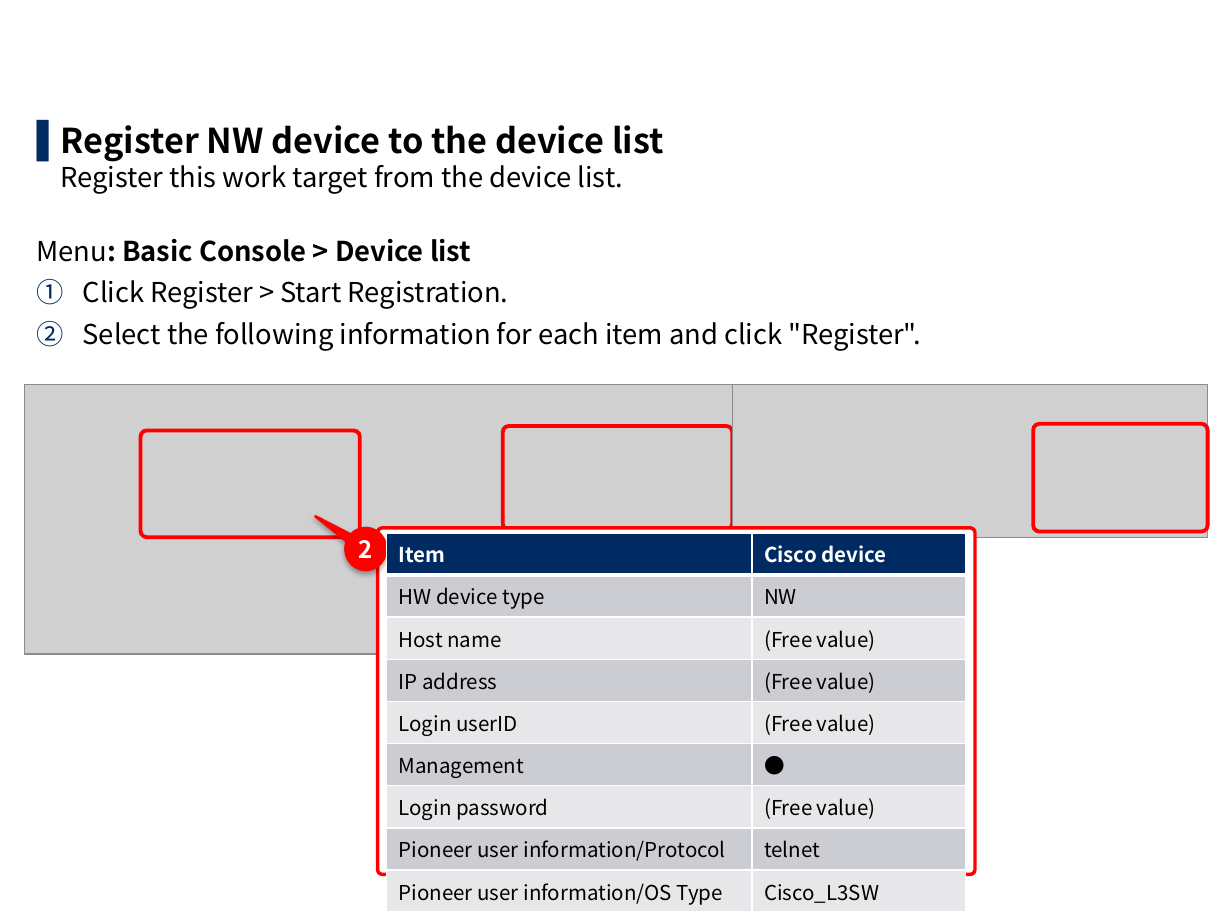
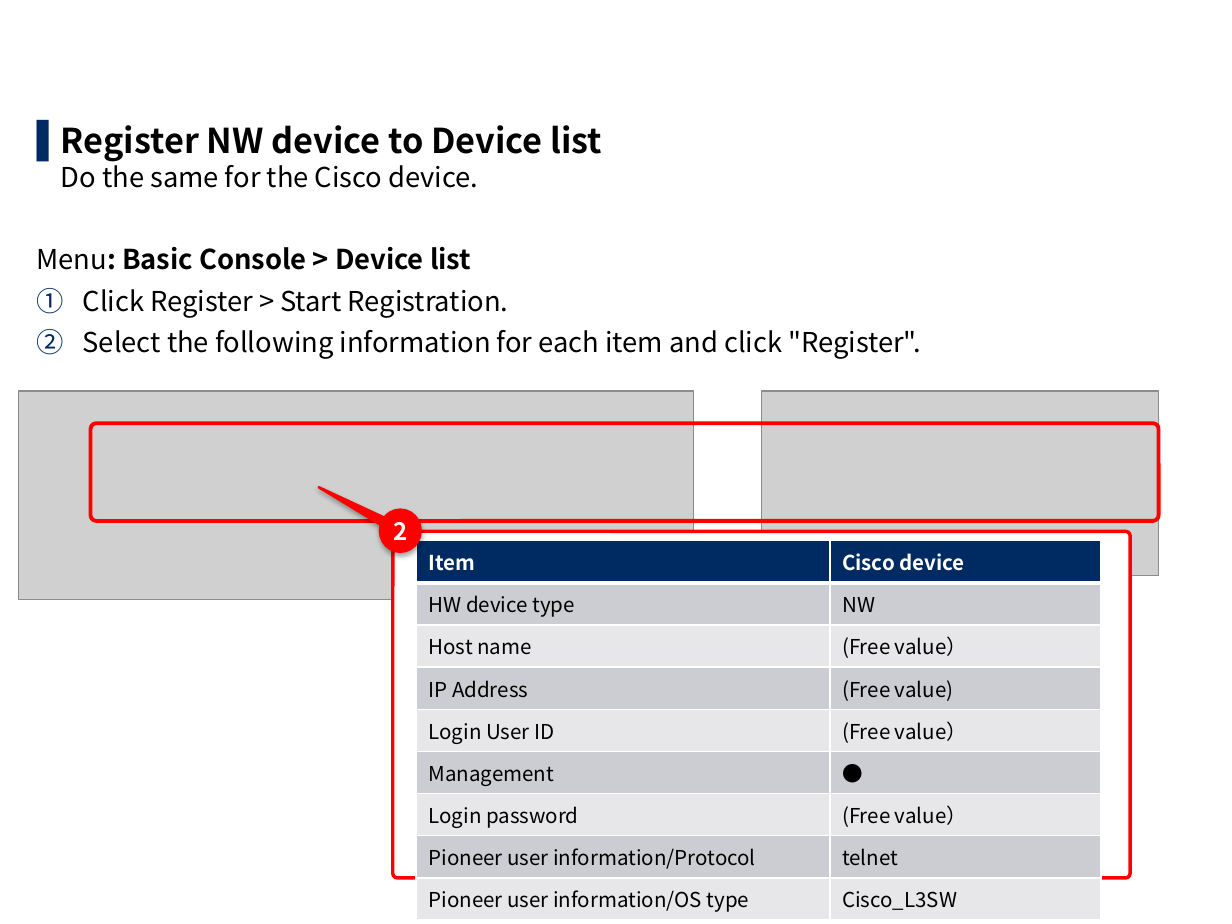
Before and after one commit to exastro-suite/it-automation-docs, a slide deck: slide 60 of asset/Learn/ITA-Ansible-Driver_en_practice.pptx (slide 57 before the commit). Drawn at 1232x924 pixels with LibreOffice and Linux fonts; fonts in the diff are those of the drawing; grey boxes stand for pictures; background and template pictures are left out. Boxes give left, top, right and bottom in pixels: in the first picture for what was removed or moved away, otherwise in the second. Text is boxed around its words. In the diff, an @@ line names an element or a change of style, - is before the commit and + after.

```diff
--- a/asset/Learn/ITA-Ansible-Driver_en_practice.pptx
+++ b/asset/Learn/ITA-Ansible-Driver_en_practice.pptx
@@ text at (61,125,602,188): text changed; size 16 to 20 pt; bold on @@
-▌ Register NW device to the device list
-  Register this work target from the device list.
+▌ Register NW device to Device list
+  Do the same for the Cisco device.
@@ picture: place and size @@
-picture at (25,384,733,654)
+picture at (18,391,694,599)
@@ picture: place and size @@
-picture at (733,384,1209,537)
+picture at (761,391,1158,575)
@@ rounded rectangle: place and size @@
-rounded rectangle at (503,426,732,530)
+rounded rectangle at (91,423,1159,520)
@@ rounded rectangle removed at (140,430,360,537) @@
@@ rounded rectangle removed at (1034,424,1209,531) @@
@@ speech bubble "2": place and size @@
-speech bubble "2" at (345,529,386,570)
+speech bubble "2" at (379,510,420,552)
@@ speech bubble "2" at (379,510,420,552): proportions changed @@
@@ rounded rectangle: place and size @@
-rounded rectangle at (378,529,976,875)
+rounded rectangle at (393,531,1131,877)
@@ table at (416,541,1101,916) @@
-row 3, column 2: (Free value)
+row 3, column 2: (Free value）
-row 4, column 1: IP address
+row 4, column 1: IP Address
-row 5, column 1: Login userID
+row 5, column 1: Login User ID
-row 5, column 2: (Free value)
+row 5, column 2: (Free value）
-row 7, column 2: (Free value)
+row 7, column 2: (Free value）
-row 9, column 1: Pioneer user information/OS Type
+row 9, column 1: Pioneer user information/OS type
@@ table: place and size @@
-table at (387,533,966,909)
+table at (416,541,1101,916)
```
Also in this commit, not shown: 61 other slides changed, 3 slides added, 7 other files.
